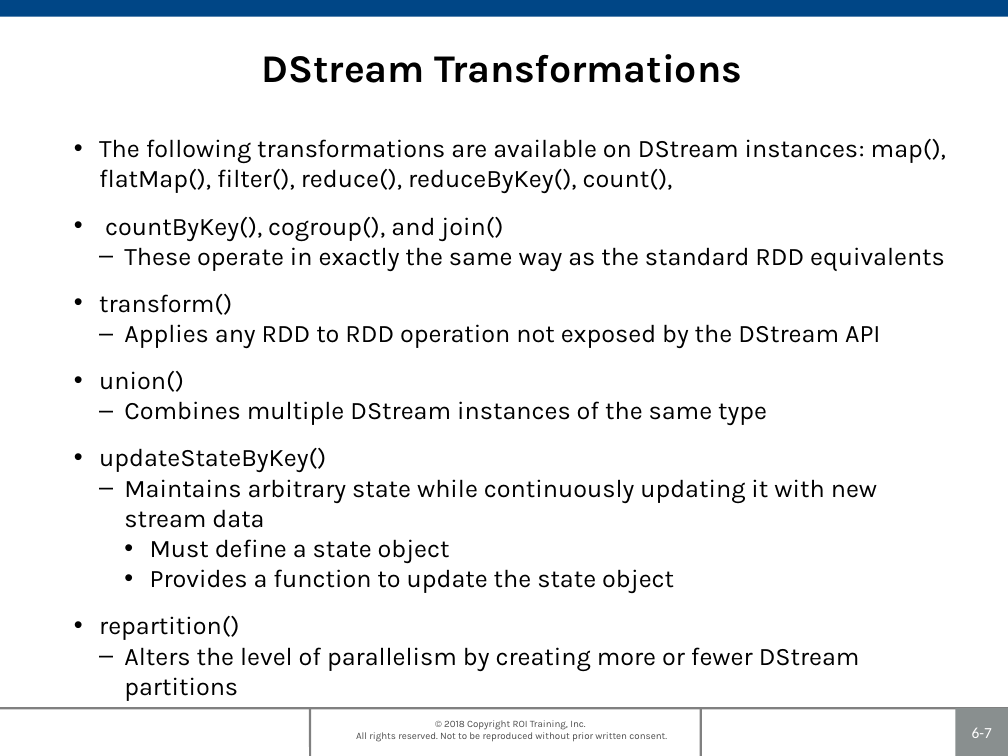
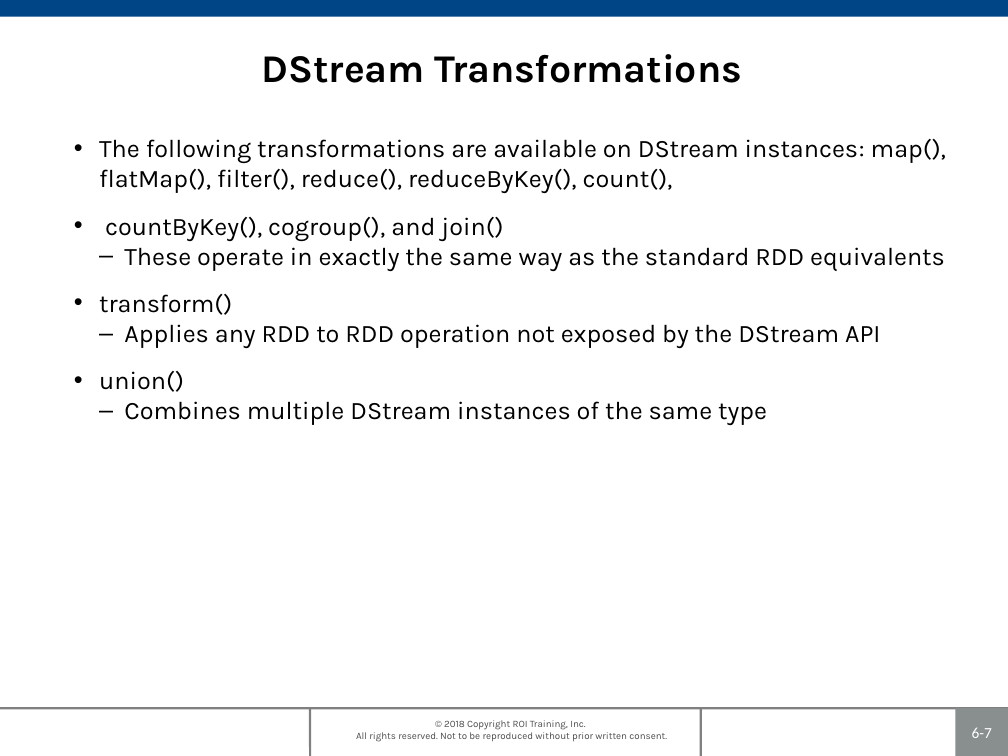
Before and after one commit to roitraining/SparkProgram, a slide deck: slide 7 of Day5/Ch06_SparkStreaming.pptx. Drawn at 1008x756 pixels with LibreOffice and Linux fonts; fonts in the diff are those of the drawing; background and template pictures are left out. Boxes give left, top, right and bottom in pixels: in the first picture for what was removed or moved away, otherwise in the second. Text is boxed around its words. In the diff, an @@ line names an element or a change of style, - is before the commit and + after.

```diff
--- a/Day5/Ch06_SparkStreaming.pptx
+++ b/Day5/Ch06_SparkStreaming.pptx
@@ text at (99, 448, 877, 701): paragraphs removed @@
-• updateStateByKey()
-  – Maintains arbitrary state while continuously updating it with new stream data
-    • Must define a state object
-    • Provides a function to update the state object
-• repartition()
-  – Alters the level of parallelism by creating more or fewer DStream partitions
```
Also in this commit, not shown: 2 slides added, 1 slide removed, 10 other files.
